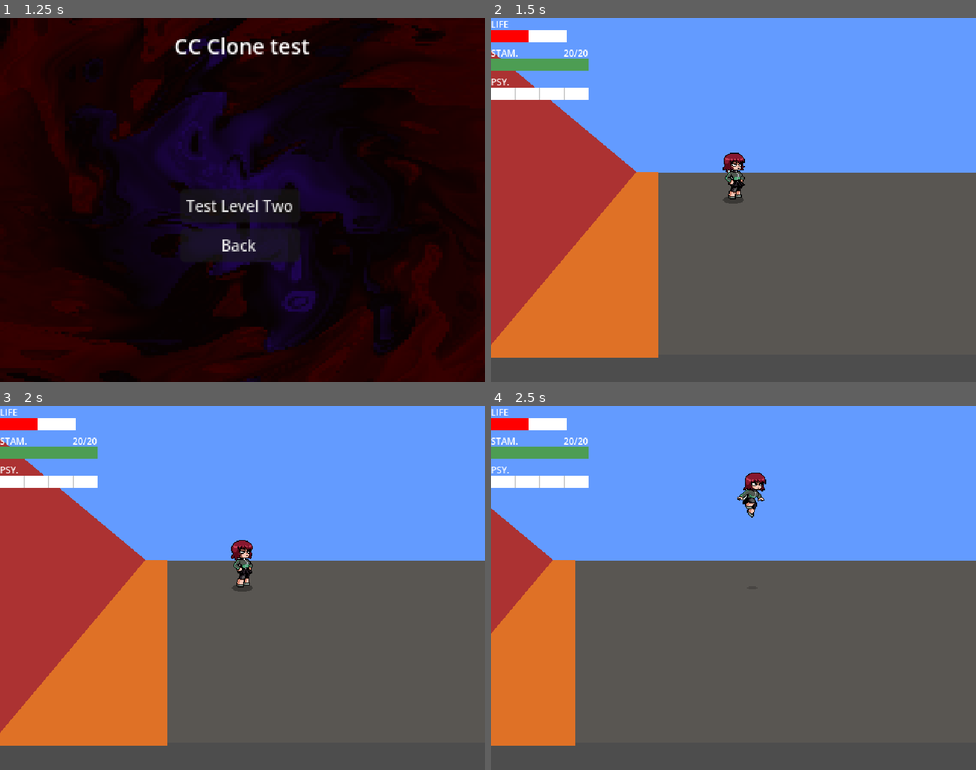
Above: before the commit, frames 1-4 (two rows, left to right).
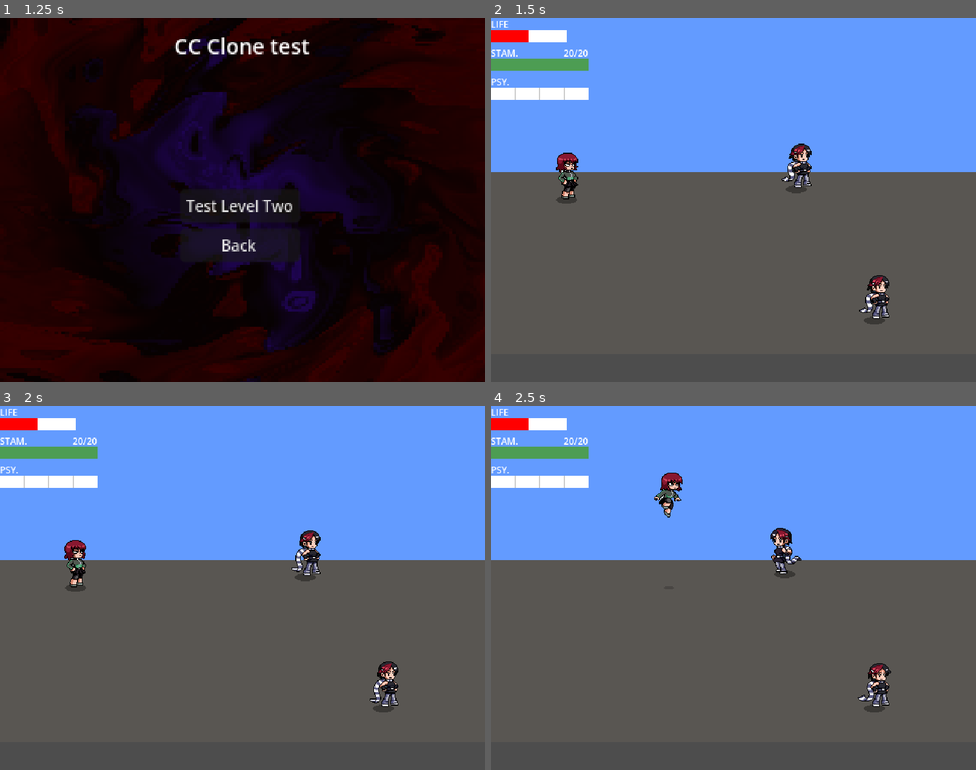
Above: after the commit, the same moments.

Repository: WarrenWarrens/CC
Game: Godot game, scene res://MainMenu/MainMenu.tscn
Same seed, same stepped clock (60 frames per second), same inputs: the game is played once before the commit and once after it.
Inputs (mouse positions are in pixels of both pictures, inside the frame that each line leads up to):
- Up to frame 1 (1.25 s): click "Levels" at 0.5 s
- Up to frame 2 (1.5 s): click "Test Level Two" at 1.25 s
- Up to frame 3 (2 s): no input
- Up to frame 4 (2.5 s): tap Enter (ui_accept) at 2, 2.27 s; move the mouse to (840, 569) at 2.02 s; press the mouse at (840, 569) at 2.03 s; hold D (right) from 2.03 s (still down); tap R (aim) at 2.1 s

Frame 1 is identical in both runs. In frame 2, 24% of the frame differs, in the area x 0-100%, y 9-94%; in frame 3, 24%; in frame 4, 12%.

Commit message:
Updated laser

Diff:
--- a/Scenes/Player.tscn
+++ b/Scenes/Player.tscn
@@ -410,7 +410,6 @@
 
 [sub_resource type="GradientTexture2D" id="GradientTexture2D_tgb25"]
 gradient = SubResource("Gradient_glx4g")
-width = 128
 fill_from = Vector2(0.49310344, 0.5862069)
 fill_to = Vector2(0.49310344, 0.4)
 
--- a/Scenes/WorldThree.tscn
+++ b/Scenes/WorldThree.tscn
@@ -35,7 +35,7 @@
 light_mask = 3
 visibility_layer = 3
 z_index = 2
-position = Vector2(4000, 157)
+position = Vector2(100, 157)
 collision_layer = 3
 collision_mask = 3
 camera_base_y = 0.0
--- a/Script/Player.gd
+++ b/Script/Player.gd
@@ -52,9 +52,12 @@
 		camera_base_y = global_position.y
 	camera.global_position = Vector2(global_position.x, camera_base_y)
 	camera.reset_smoothing()
+
 	laser_line.visible = false
 	aim_ray.enabled = false
 	aim_ray.add_exception(self)
+	laser_glow.visible = false
+	hit_light.visible = false
 
 func _physics_process(delta):
 	if current_state != State.JUMPING and altitude <= 0.0:
@@ -73,7 +76,6 @@
 		State.PUNCHING:
 			velocity = Vector2.ZERO
 			move_and_slide()
-			print(floor_id)
 		State.GUARDING:
 			velocity = Vector2.ZERO
 			move_and_slide()
@@ -223,6 +225,50 @@
 	if current_state == State.PUNCHING and body_sprite.animation == "Attack":
 		hitbox.set_deferred("monitoring", body_sprite.frame in HIT_FRAMES)
 
+#func handle_aiming(delta):
+	#velocity = Vector2.ZERO
+	#move_and_slide()
+	#
+	#laser_line.visible = true
+	#aim_ray.enabled = true
+	#laser_glow.visible = true
+#
+	#body_sprite.play("Idle")
+	#
+	#var input_x = Input.get_axis("left", "right")
+	#if input_x != 0:
+		#facing_direction.x = sign(input_x)
+		#visuals.scale.x = facing_direction.x
+		#
+	#var input_y = Input.get_axis("up", "down")
+	#aim_angle += input_y * AIM_SPEED * delta
+	#aim_angle = clamp(aim_angle, -MAX_AIM_ANGLE, MAX_AIM_ANGLE)
+	#aim_ray.rotation = aim_angle
+#
+	#if aim_ray.is_colliding():
+		#var hit_point = aim_ray.to_local(aim_ray.get_collision_point())
+		#laser_line.set_point_position(1, Vector2(hit_point.x, 0))
+#
+		## Position the LaserGlow halfway down the active laser beam so it hugs the beam
+		#laser_glow.position = hit_point / 2.0
+		## Optional: scale the light's range or texture scale based on distance if you want it to look tighter
+#
+		## Move the HitLight to the exact point of impact and turn it on
+		#hit_light.position = hit_point
+		#hit_light.visible = true
+	#else:
+		#laser_line.set_point_position(1, Vector2(500, 0))
+#
+		## If not colliding, put the glow light halfway down the maximum 500px beam length
+		#laser_glow.position = Vector2(250, 0)
+#
+		## Turn off the HitLight if we are aiming at empty space
+		#hit_light.visible = false
+#
+	#if Input.is_action_just_pressed("aim"):
+		#exit_aim()
+	#elif Input.is_action_pressed("punch"):
+		#shoot()
 func handle_aiming(delta):
 	velocity = Vector2.ZERO
 	move_and_slide()
@@ -231,7 +277,7 @@
 	aim_ray.enabled = true
 	laser_glow.visible = true
 
-	body_sprite.play("Idle")
+	body_sprite.play("Shoot")
 
 	var input_x = Input.get_axis("left", "right")
 	if input_x != 0:
@@ -243,24 +289,33 @@
 	aim_angle = clamp(aim_angle, -MAX_AIM_ANGLE, MAX_AIM_ANGLE)
 	aim_ray.rotation = aim_angle
 
+	# CRITICAL: Force the raycast to calculate its new collision point right now
+	aim_ray.force_raycast_update()
+
 	if aim_ray.is_colliding():
 		var hit_point = aim_ray.to_local(aim_ray.get_collision_point())
 		laser_line.set_point_position(1, Vector2(hit_point.x, 0))
 
-		# Position the LaserGlow halfway down the active laser beam so it hugs the beam
-		laser_glow.position = hit_point / 2.0
-		# Optional: scale the light's range or texture scale based on distance if you want it to look tighter
-
-		# Move the HitLight to the exact point of impact and turn it on
+		# FIX 1: Force the offset to 0 so the light stays perfectly centered
+		laser_glow.offset = Vector2.ZERO
+
+		# Position it exactly halfway down the beam
+		laser_glow.position = Vector2(hit_point.x / 2.0, 0)
+
+		# FIX 2: Dynamically read the texture width so the stretch math is flawless
+		var glow_width = laser_glow.texture.get_width()
+		laser_glow.scale.x = hit_point.x / float(glow_width)
+
 		hit_light.position = hit_point
 		hit_light.visible = true
 	else:
 		laser_line.set_point_position(1, Vector2(500, 0))
 
-		# If not colliding, put the glow light halfway down the maximum 500px beam length
+		laser_glow.offset = Vector2.ZERO
 		laser_glow.position = Vector2(250, 0)
-
-		# Turn off the HitLight if we are aiming at empty space
+		var glow_width = laser_glow.texture.get_width()
+		laser_glow.scale.x = 500.0 / float(glow_width)
+
 		hit_light.visible = false
 
 	if Input.is_action_just_pressed("aim"):
